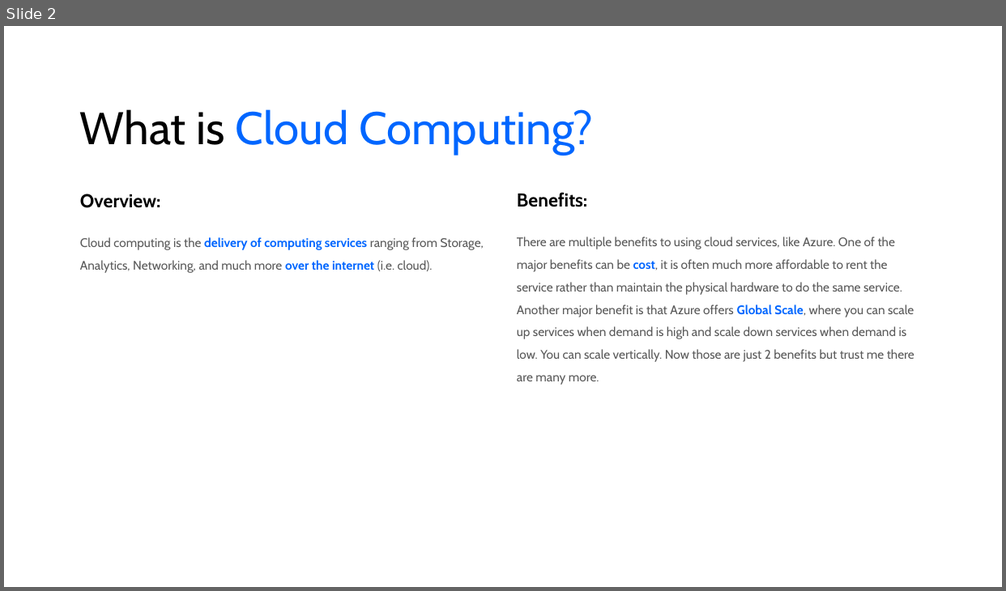
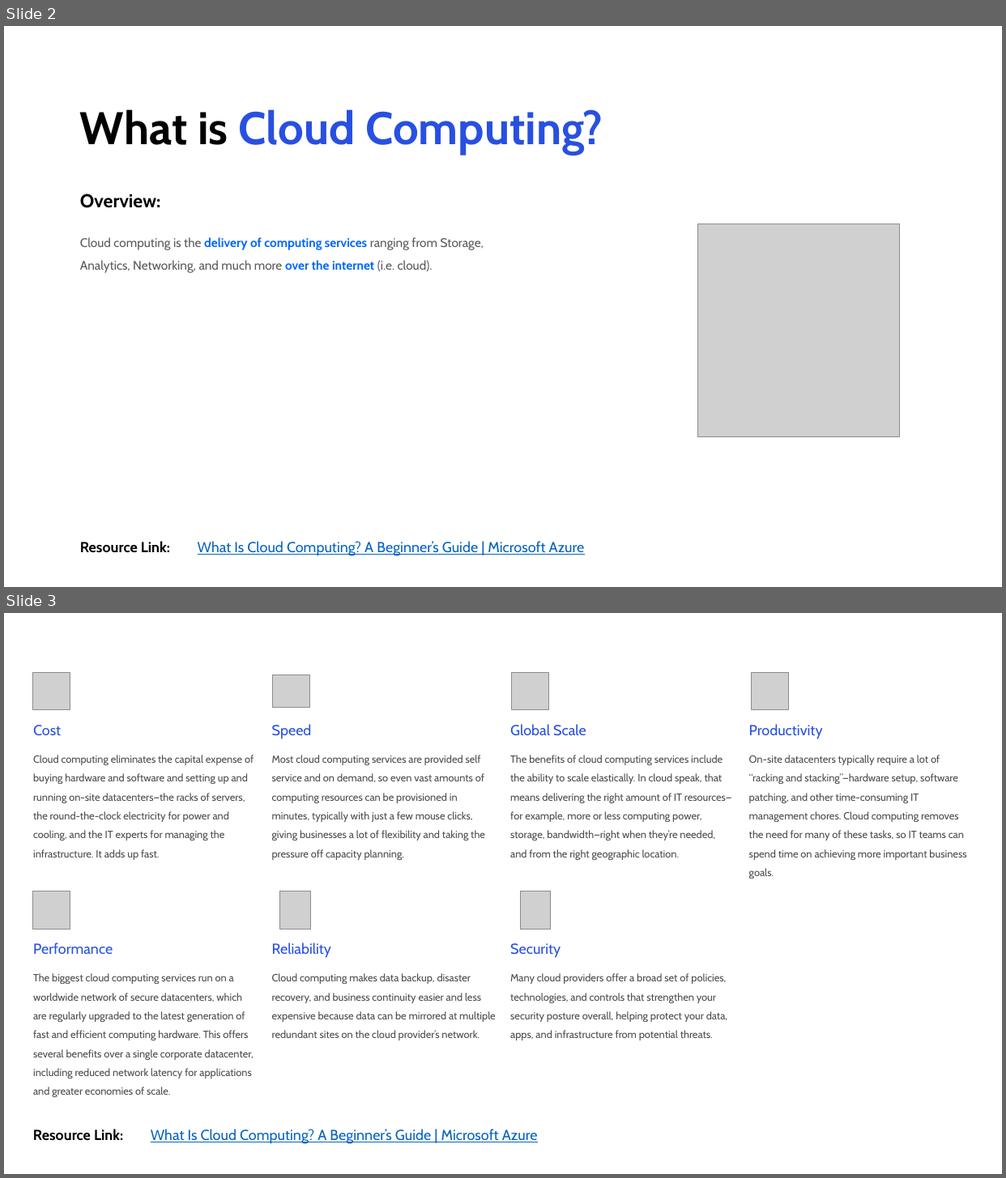
Before and after one commit to areed1192/azure-sql-data-project, a slide deck: samples/resources/Microsoft Azure.pptx. Shown one above the other, each under a label of ours: slide 2 before the commit, slides 2 and 3 after it. The pictures are 1006x591 and 1006x1178 pixels, drawn with LibreOffice and Linux fonts; fonts in the diff are those of the drawing; grey boxes stand for pictures. Boxes give left, top, right and bottom in pixels: in the first picture for what was removed or moved away, otherwise in the second. Text is boxed around its words. In the diff, an @@ line names an element or a change of style, - is before the commit and + after.

```diff
--- a/samples/resources/Microsoft Azure.pptx
+++ b/samples/resources/Microsoft Azure.pptx
@@ slide 3 added at [4, 613, 1002, 1174], background #FFFFFF @@
@@ table added at [26, 665, 981, 1122], 6 rows, 4 columns @@
+ |  |  | 
+Cost | Speed | Global Scale | Productivity
+Cloud computing eliminates the capital expense of buying hardware and software and setting up and running on-site datacenters—the racks of servers, the round-the-clock electricity for power and cooling, and the IT experts for managing the infrastructure. It adds up fast. | Most cloud computing services are provided self service and on demand, so even vast amounts of computing resources can be provisioned in minutes, typically with just a few mouse clicks, giving businesses a lot of flexibility and taking the pressure off capacity planning. | The benefits of cloud computing services include the ability to scale elastically. In cloud speak, that means delivering the right amount of IT resources—for example, more or less computing power, storage, bandwidth—right when they’re needed, and from the right geographic location. | On-site datacenters typically require a lot of “racking and stacking”—hardware setup, software patching, and other time-consuming IT management chores. Cloud computing removes the need for many of these tasks, so IT teams can spend time on achieving more important business goals.
+ |  |  | 
+Performance | Reliability | Security | 
+The biggest cloud computing services run on a worldwide network of secure datacenters, which are regularly upgraded to the latest generation of fast and efficient computing hardware. This offers several benefits over a single corporate datacenter, including reduced network latency for applications and greater economies of scale. | Cloud computing makes data backup, disaster recovery, and business continuity easier and less expensive because data can be mirrored at multiple redundant sites on the cloud provider’s network. | Many cloud providers offer a broad set of policies, technologies, and controls that strengthen your security posture overall, helping protect your data, apps, and infrastructure from potential threats. | 
@@ picture added at [32, 672, 70, 709] @@
@@ picture added at [272, 675, 309, 707] @@
@@ picture added at [512, 672, 549, 709] @@
@@ picture added at [751, 672, 789, 709] @@
@@ picture added at [32, 892, 70, 929] @@
@@ picture added at [279, 892, 311, 929] @@
@@ picture added at [521, 892, 552, 929] @@
@@ text added at [33, 1129, 123, 1140], 14 pt, text #000000, bold @@
+Resource Link:
@@ text added at [151, 1129, 538, 1144], 14 pt, text #0563C1, underline @@
+What Is Cloud Computing? A Beginner’s Guide | Microsoft Azure
@@ slide 2 changed as well @@
@@ title "What is Cloud Computing?" at [80, 109, 603, 155]: text colour #0066FF to #2850E0 in "Cloud Computing?"; bold on @@
@@ text removed at [517, 192, 587, 207] @@
-Benefits:
@@ text removed at [517, 237, 914, 385] @@
-There are multiple benefits to using cloud services, like Azure. One of the major benefits can be cost, it is often much more affordable to rent the service rather than maintain the physical hardware to do the same service. Another major benefit is that Azure offers Global Scale, where you can scale up services when demand is high and scale down services when demand is low. You can scale vertically. Now those are just 2 benefits but trust me there are many more.
@@ picture added at [698, 224, 900, 437] @@
@@ text added at [80, 541, 170, 552], 14 pt, text #000000, bold @@
+Resource Link:
@@ text added at [198, 541, 585, 557], 14 pt, text #0563C1, underline @@
+What Is Cloud Computing? A Beginner’s Guide | Microsoft Azure
```
Also in this commit, not shown: 7 other slides changed, 11 other slides added, 9 other files.
